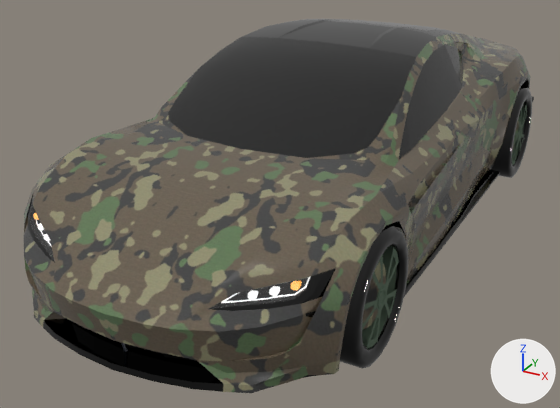
An edit to the FBX model Assets/Models/Cars/Tesla/tesla_1.fbx, drawn before and after from the same camera.
The view is the same before and after, from a 50 mm camera at (2.25, -4.76, 2.42) aimed at (-0.18, -0.35, 0.21). The axes (+X, +Y, +Z) are drawn at lower right. The lights are the same throughout. Where no turn or scale is listed for an object, it has been applied to the vertices.

In view in the first picture: 'Main_shpe.002', 'Main_shpe.003', 'Main_shpe.014', 'tesla_base'.
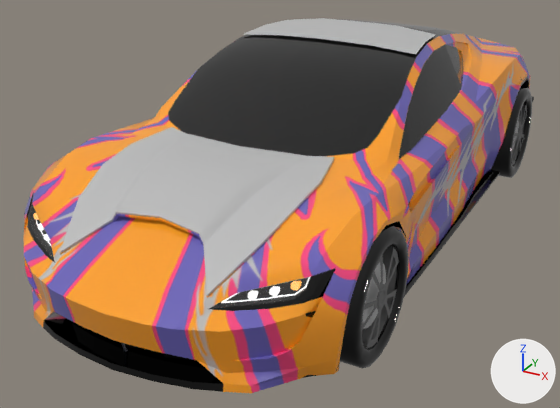
The change, as a list of edits to the scene's bpy script:
```text
Add img_lighting_tesla_albedotransparency_png:
    img_lighting_tesla_albedotransparency_png = load_image('Lighting_Tesla_AlbedoTransparency.png', 'Lighting_Tesla/Lighting_Tesla_AlbedoTransparency.png', 2048, 2048, 'sRGB')
Change mat_tesla:
    where n2 = _N.new('ShaderNodeTexImage'); n2.name = 'Image Texture'
    n2.image: img_military_tesla_albedotransparency_png -> img_lighting_tesla_albedotransparency_png
Add mat_lambert1:
    mat_lambert1 = principled_material('lambert1')
    mat_lambert1.base_color = (0.5, 0.5, 0.5)  # grey #bcbcbc
Add me_mesh_006:
    me_mesh_006.from_pydata(...)  # 69 vertices, 56 faces; spans x -0.623..0.623, y -0.57..0.57, z -0.173..0.173
    me_mesh_006.materials.append(mat_tesla)
Add me_mesh_007:
    me_mesh_007.from_pydata(...)  # 84 vertices, 64 faces; spans x -0.65..0.65, y -1.36..1.36, z -0.39..0.39
    me_mesh_007.materials.append(mat_lambert1)  # grey #bcbcbc
Add ob_airtake_tesla:
    ob_airtake_tesla = bpy.data.objects.new('airtake_tesla', me_mesh_006)
    ob_airtake_tesla.location = (0.0, -1.622, 0.739)
Add ob_carbon_tesla:
    ob_carbon_tesla = bpy.data.objects.new('carbon_tesla', me_mesh_007)
    ob_carbon_tesla.location = (0.0, -0.834, 0.973)
```

Boxes [x1, y1, x2, y2] around the edits, measured in the pictures (560 x 408 px):
'Main_shpe.014', surface changed
    both: [24, 19, 530, 378]
'carbon_tesla', added
    after: [60, 18, 436, 296]
'tesla_base', surface changed
    both: [24, 63, 531, 393]
'Main_shpe.002', surface changed
    both: [340, 225, 408, 362]
'Main_shpe.003', surface changed (black to grey)
    both: [491, 87, 529, 170]
'airtake_tesla', added
    after: [60, 184, 321, 298]
